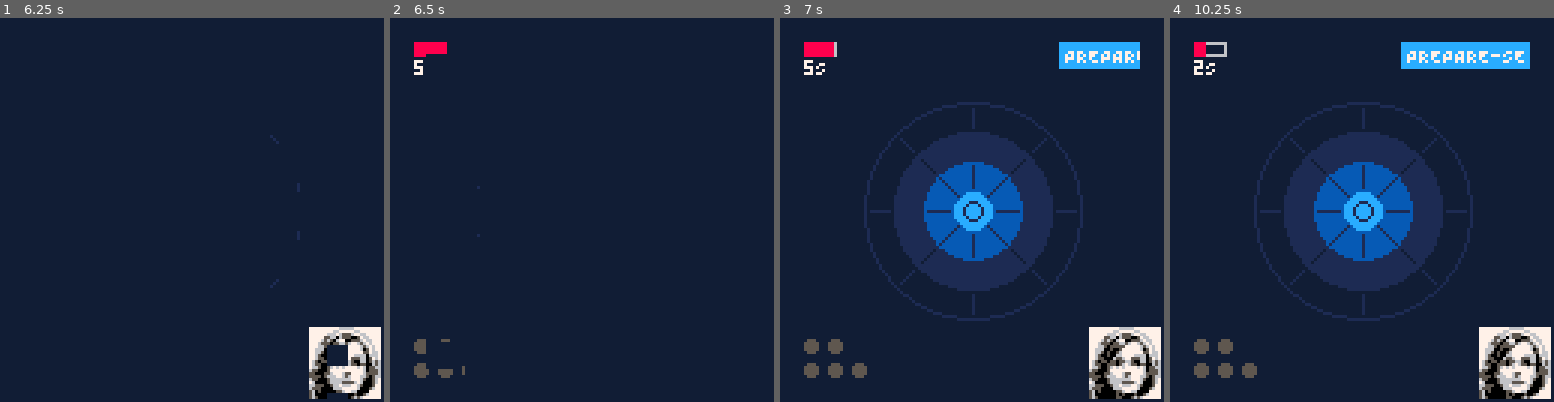
Above: before the commit, frames 1-4 (left to right).
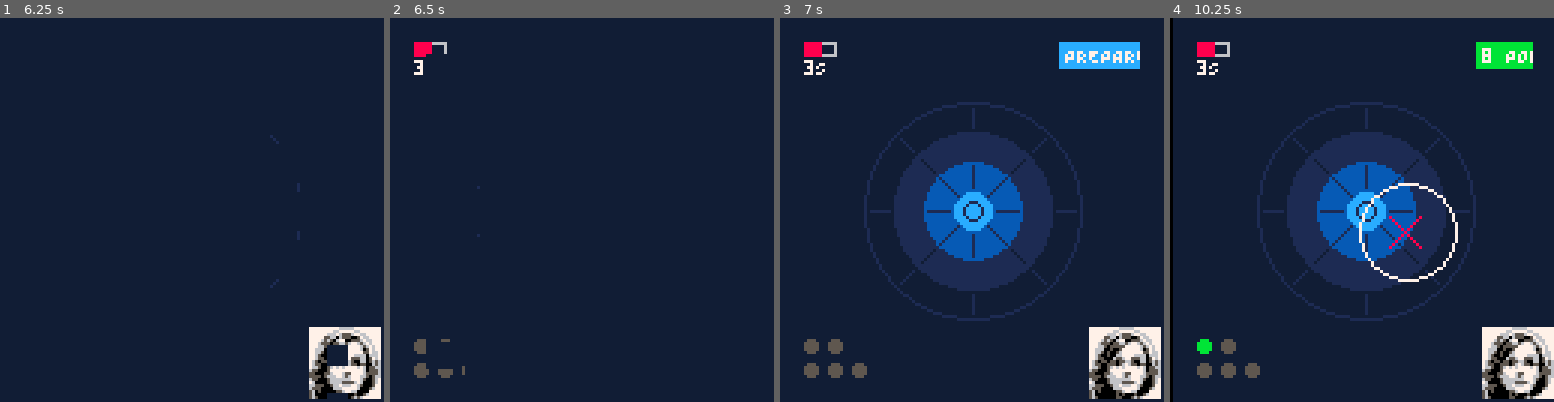
Above: after the commit, the same moments.

Repository: andreyneto/picoSHOT
Game: PICO-8 cartridge game.p8
Same seed, same stepped clock (60 frames per second), same inputs: the game is played once before the commit and once after it.
Inputs:
- Up to frame 1 (6.25 s): tap X (X key) at 0.33, 1.07, 1.85, 2.97, 4.08, 5.2 s; tap O (Z key) at 0.7, 1.7, 2.1, 2.5, 2.9, 3.3, 3.7, 4.1, 4.5, 4.9, 5.3, 5.7, 6.1 s; hold Right 1.6-2.1 s; hold Up 2.15-2.42 s; hold Right 2.47-3.03 s; hold Left 3.08-3.58 s; hold Down 3.63-3.97 s; hold Right 4.02-4.68 s; hold Up 4.73-5.03 s; hold Left 5.08-5.68 s; hold Down 5.73-6.03 s; hold Right from 6.08 s (still down)
- Up to frame 2 (6.5 s): keep holding Right; tap X (X key) at 6.32 s
- Up to frame 3 (7 s): tap O (Z key) at 6.5, 6.9 s; release Right at 6.58 s; hold Right from 6.63 s (still down)
- Up to frame 4 (10.25 s): release Right at 7.13 s; hold Up 7.18-7.45 s; tap O (Z key) every 0.4 s from 7.3 to 10.1 s; tap X (X key) at 7.43, 8.55, 9.67 s; hold Right 7.5-8.07 s; hold Left 8.12-8.62 s; hold Down 8.67-9 s; hold Right 9.05-9.72 s; hold Up 9.77-10.07 s; hold Left from 10.12 s (still down)

Frame 1 is identical in both runs. In frame 2, 0.1% of the frame differs, in the area x 6-15%, y 6-14%; in frame 3, 0.1%; in frame 4, 11%, in the area x 0-100%, y 0-100%.

Commit message:
Update shots.lua

Diff:
--- a/scenes/shots.lua
+++ b/scenes/shots.lua
@@ -29,7 +29,7 @@
         shots.shots = {}
         shots.max_shots = 5
         shots.current_shot = 0
-        shots.next_shot_timer = 5 * 60
+        shots.next_shot_timer = 3 * 60
         shots.radius_limit = 36
         shots.shake_intensity = 0
         shots.shake_duration = 0
@@ -42,7 +42,7 @@
             else
                 add(shots.shots, {x = -100, y = -100, point = 0, success = false})
                 shots.state = "next_shot"
-                shots.next_shot_timer = 5 * 60
+                shots.next_shot_timer = 3 * 60
             end
 
             if btn(0) then
@@ -133,7 +133,7 @@
                 add(shots.shots, {x = shots.shot_x, y = shots.shot_y, success = success, point = point})
 
                 shots.state = "next_shot"
-                shots.next_shot_timer = 5 * 60
+                shots.next_shot_timer = 3 * 60
 
                 shots.shake_duration = 10
             end
@@ -181,7 +181,7 @@
                     shots.next_shot.color = 12
             end
             if shots.next_shot_timer > 0 then
-                if shots.next_shot_timer == 5 * 60 then
+                if shots.next_shot_timer == 3 * 60 then
                     shots.next_shot.state = "sliding_in"
                     shots.next_shot.x_position = 127
                 end
